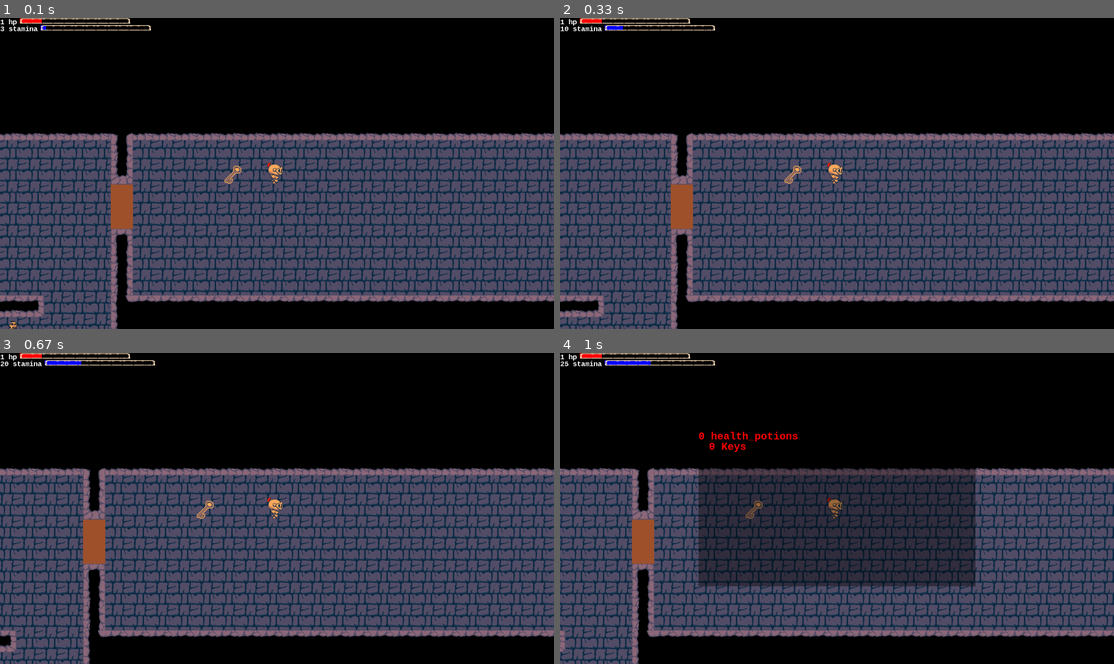
Above: before the commit, frames 1-4 (two rows, left to right).
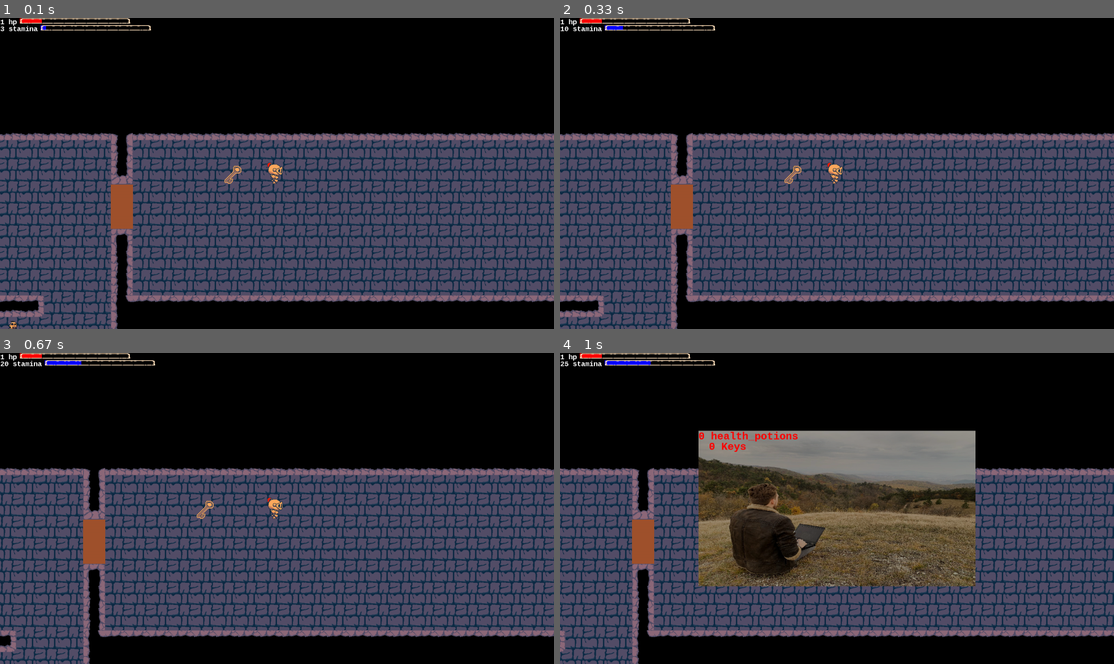
Above: after the commit, the same moments.

Repository: benedekhalaj/pygame-roguelike
Game: pygame game, started from play.py
Same seed, same stepped clock (60 frames per second), same inputs: the game is played once before the commit and once after it.
Inputs:
- Up to frame 1 (0.1 s): no input
- Up to frame 2 (0.33 s): no input
- Up to frame 3 (0.67 s): hold Right from 0.33 s (still down)
- Up to frame 4 (1 s): release Right at 0.8 s; tap I at 0.83 s

Frames 1-3 are identical in both runs. In frame 4, 24% of the frame differs, in the area x 25-75%, y 24-76%.

Commit message:
Player --> Inventory: Add inevntory background picture

Diff:
--- a/model/player/player.py
+++ b/model/player/player.py
@@ -1,3 +1,4 @@
+from pygame.transform import scale
 from model import data_manager
 import pygame
 import pygame.freetype
@@ -309,7 +310,8 @@
         self.color = colors
         self.text = self.create_inventory_text()
         self.background = self.inventory_background()
-        self.rect_image = self.create_background_image()
+        self.rect_image = self.create_icon_background_image()
+        self.background = self.create_background_image()
 
     def add_key(self):
         if self.keys < self.keys_limit:
@@ -339,7 +341,7 @@
         texts.append(font.render(f"{int(keys)} Keys", False, self.color.RED))
         return texts
 
-    def create_background_image(self):
+    def create_icon_background_image(self):
         background_image = pygame.Surface((self.width, self.height))
         background_image.set_alpha(100)
         return background_image
@@ -347,6 +349,11 @@
     def inventory_background(self):
         self.position = (self.x, self.y, self.width, self.height)# EZT REFAKTORÁLNI KELL
         self.text = self.create_inventory_text()
+
+    def create_background_image(self):
+        image = pygame.image.load("model/map/textures/roli.jpg")
+        image = pygame.transform.scale(image, (self.width, self.height))
+        return image
 
 
 class Sword():
--- a/view/view.py
+++ b/view/view.py
@@ -115,6 +115,7 @@
     position_x = inventory.position[0]
     position_y = inventory.position[1]
     # pygame.draw.rect(window, inventory.color.WHITE, inventory.position)
+    window.blit(inventory.background, (position_x, position_y))
     window.blit(inventory.rect_image, (position_x, position_y))
     # EZ CSAK ÖSSZE LETT CSAPVA
     for number, text in enumerate(inventory.text):
